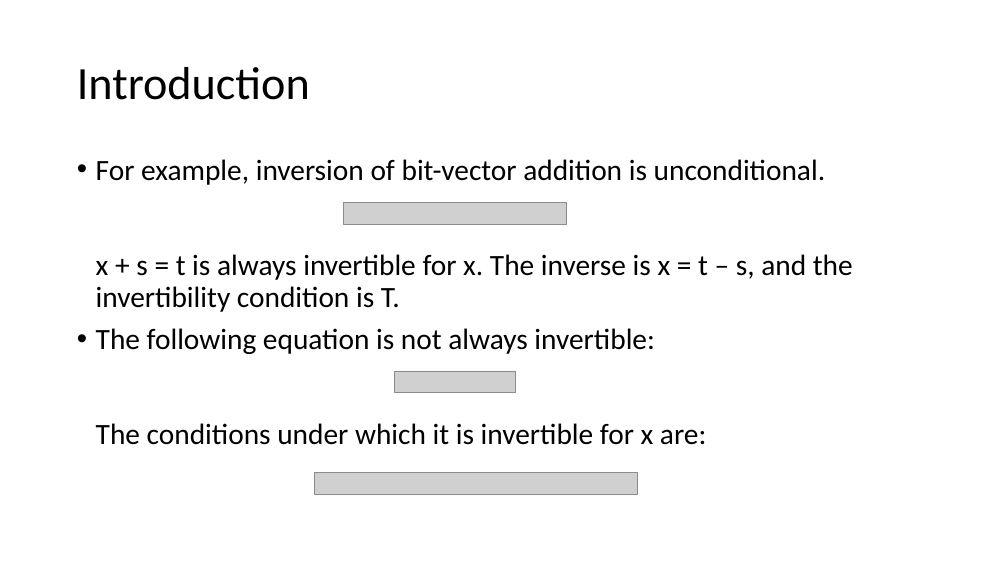
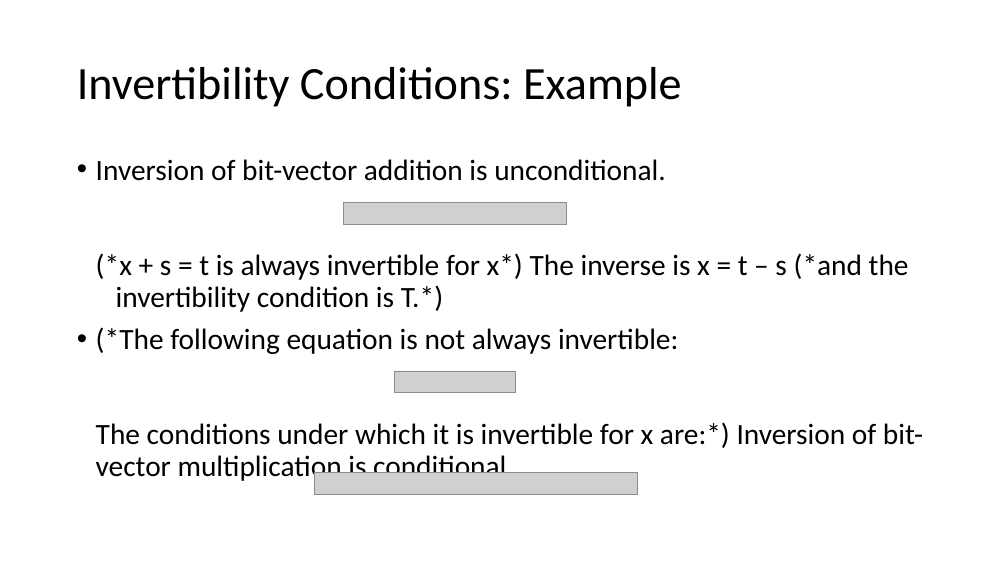
Before and after one commit to arjunvish/pxtp2019presentation, a slide deck: slide 4 of Presentation.pptx. Drawn at 1008x567 pixels with LibreOffice and Linux fonts; fonts in the diff are those of the drawing; grey boxes stand for pictures. Boxes give left, top, right and bottom in pixels: in the first picture for what was removed or moved away, otherwise in the second. Text is boxed around its words. In the diff, an @@ line names an element or a change of style, - is before the commit and + after.

```diff
--- a/Presentation.pptx
+++ b/Presentation.pptx
@@ title at (x1=77, y1=67, x2=682, y2=107): text changed @@
-Introduction
+Invertibility Conditions: Example
@@ text at (x1=96, y1=159, x2=923, y2=483): text changed @@
-• For example, inversion of bit-vector addition is unconditional.
-  x + s = t is always invertible for x. The inverse is x = t – s, and the invertibility condition is T.
-• The following equation is not always invertible:
-  The conditions under which it is invertible for x are:
+• Inversion of bit-vector addition is unconditional.
+  (*x + s = t is always invertible for x*) The inverse is x = t – s (*and the invertibility condition is T.*)
+• (*The following equation is not always invertible:
+  The conditions under which it is invertible for x are:*) Inversion of bit-vector multiplication is conditional
```
Also in this commit, not shown: 5 other slides changed, 3 slides added, 1 slide removed.
